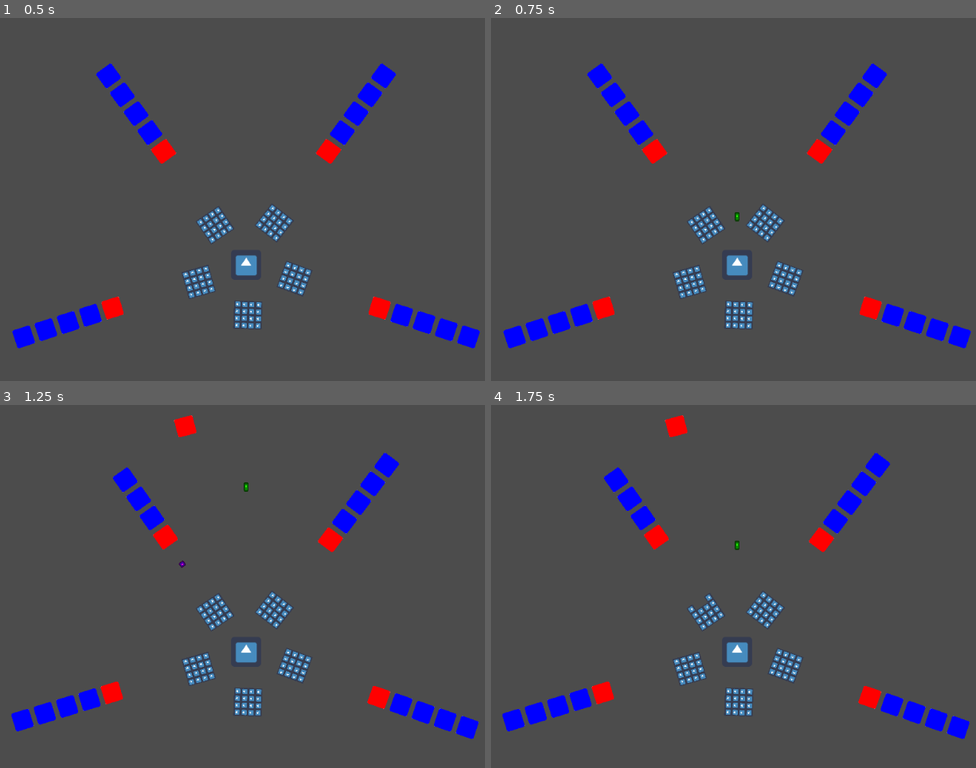
Above: before the commit, frames 1-4 (two rows, left to right).
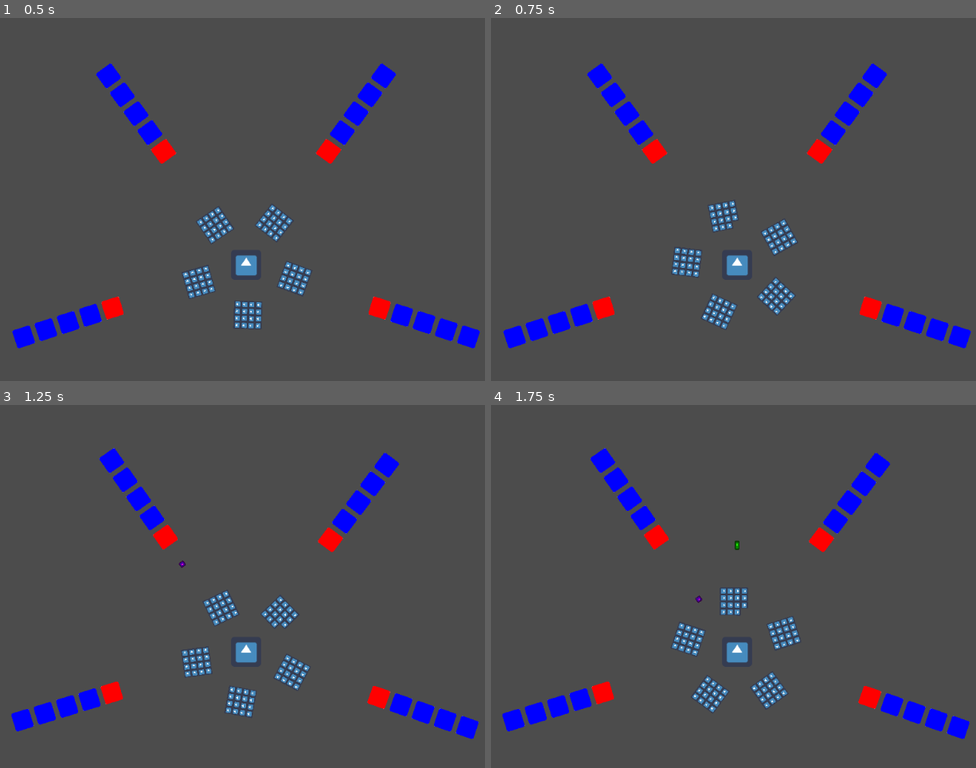
Above: after the commit, the same moments.

Repository: jlunesc/invaders
Game: Godot game, scene res://Scenes/Main.tscn
Same seed, same stepped clock (60 frames per second), same inputs: the game is played once before the commit and once after it. The engine's default icon, where the game draws it, is replaced by a stand-in: a white triangle on a blue panel in a dark square.
Inputs:
- Up to frame 1 (0.5 s): no input
- Up to frame 2 (0.75 s): tap Enter at 0.5 s; hold W (block_turn_right, bound only after the commit) from 0.53 s (still down); tap Space (shoot) at 0.6 s
- Up to frame 3 (1.25 s): keep holding W (block_turn_right, bound only after the commit)
- Up to frame 4 (1.75 s): release W (block_turn_right, bound only after the commit) at 1.28 s; hold S (block_turn_left, bound only after the commit) from 1.28 s (still down); tap Space (shoot) at 1.35 s

Frame 1 is identical in both runs. In frame 2, 2.3% of the frame differs, in the area x 37-65%, y 50-86%; in frame 3, 2.0%; in frame 4, 2.9%, in the area x 20-65%, y 2-86%.

Commit message:
Implement 'Armagedon mode' change controls

Diff:
--- a/Scripts/DestructibleBlock.gd
+++ b/Scripts/DestructibleBlock.gd
@@ -3,7 +3,7 @@
 var units = preload("res://Scenes/UnitBlocks.tscn")
 
 export var velocity = 0
-export var turning = 1.0
+export var turning = 2.0
 
 func _ready():
 	$Node2D.position = Vector2(100,0)
--- a/Scripts/Invaders.gd
+++ b/Scripts/Invaders.gd
@@ -4,7 +4,7 @@
 
 export var velocity = 0
 export var turning = 4
-export var moving_rate = 2.01
+export var moving_rate = 2.0
 var _timer
 
 func _ready():
--- a/Scripts/Main.gd
+++ b/Scripts/Main.gd
@@ -3,16 +3,23 @@
 var Invader = preload("res://Scenes/InvaderArea.tscn")
 var Block = preload("res://Scenes/Blocks.tscn")
 var DestructibleBlock = preload("res://Scenes/DestructibleBlock.tscn")
-var _timer
+var _timer_shoot
 var _timer_ditch
 var rng = RandomNumberGenerator.new()
 
+var time_start = 0
+var time_now = 0
+var _reference_time
+
 func _ready():
+	time_start = OS.get_unix_time()
+	_reference_time = time_start
+
 	# timer for the first shoot
-	_timer = Timer.new()
-	add_child(_timer)
-	_timer.start(2)
-	_timer.autostart = true
+	_timer_shoot = Timer.new()
+	add_child(_timer_shoot)
+	_timer_shoot.start(2)
+	_timer_shoot.autostart = true
 
 	_timer_ditch = Timer.new()
 	add_child(_timer_ditch)
@@ -23,13 +30,14 @@
 	_add_blokcs()
 
 func _process(delta):
-	if _timer.get_time_left() < 1:
+	if _timer_shoot.get_time_left() < 1:
 		_invader_shoot()
+	if _timer_ditch.get_time_left() < 1:
 		_invader_ditch()
 
 func _invader_shoot():
 	rng.randomize()
-	_timer.stop()
+	_timer_shoot.stop()
 	var list =  get_tree().get_nodes_in_group("Invaders")
 	list.shuffle()
 	for inv in list:
@@ -37,7 +45,18 @@
 			inv.set_owner($InvaderContainer.get_owner())
 			inv._shoot()
 			break
-	_timer.start(rng.randf_range(3, 8))
+	# _timer_shoot.start(rng.randf_range(3, 8))
+
+	time_now =  (OS.get_unix_time()-_reference_time) / 60.0
+
+	var b = pow(10, -0.5)
+	var factor = 1.0 / (1.0 + pow(time_now/b,3))
+
+	if factor > 0.4:
+		_normality(factor)
+	elif factor < 0.4:
+		_set_armagedon()
+
 
 func _invader_ditch():
 	rng.randomize()
@@ -71,3 +90,10 @@
 		block.position = get_node("Player").position
 		block.rotation_degrees += 20+i*(360 / number_blocks)
 		block.get_node("Node2D").position = Vector2(d1, 0)
+
+func _normality(factor):
+	_timer_shoot.start(rng.randf_range(5, 10)*factor)
+
+func _set_armagedon():
+	yield(get_tree().create_timer(0.33), "timeout")
+	_reference_time = OS.get_unix_time()
--- a/Scripts/Player.gd
+++ b/Scripts/Player.gd
@@ -3,7 +3,7 @@
 export (PackedScene) var Bullet
 
 export var velocity = 0
-export var turning = 4.0
+export var turning = 3.0
 
 func _process(delta):
 	if Input.is_action_pressed("turn_left"):
--- a/project.godot
+++ b/project.godot
@@ -38,12 +38,12 @@
 }
 block_turn_left={
 "deadzone": 0.5,
-"events": [ Object(InputEventKey,"resource_local_to_scene":false,"resource_name":"","device":0,"alt":false,"shift":false,"control":false,"meta":false,"command":false,"pressed":false,"scancode":81,"unicode":0,"echo":false,"script":null)
+"events": [ Object(InputEventKey,"resource_local_to_scene":false,"resource_name":"","device":0,"alt":false,"shift":false,"control":false,"meta":false,"command":false,"pressed":false,"scancode":83,"unicode":0,"echo":false,"script":null)
  ]
 }
 block_turn_right={
 "deadzone": 0.5,
-"events": [ Object(InputEventKey,"resource_local_to_scene":false,"resource_name":"","device":0,"alt":false,"shift":false,"control":false,"meta":false,"command":false,"pressed":false,"scancode":69,"unicode":0,"echo":false,"script":null)
+"events": [ Object(InputEventKey,"resource_local_to_scene":false,"resource_name":"","device":0,"alt":false,"shift":false,"control":false,"meta":false,"command":false,"pressed":false,"scancode":87,"unicode":0,"echo":false,"script":null)
  ]
 }
 
